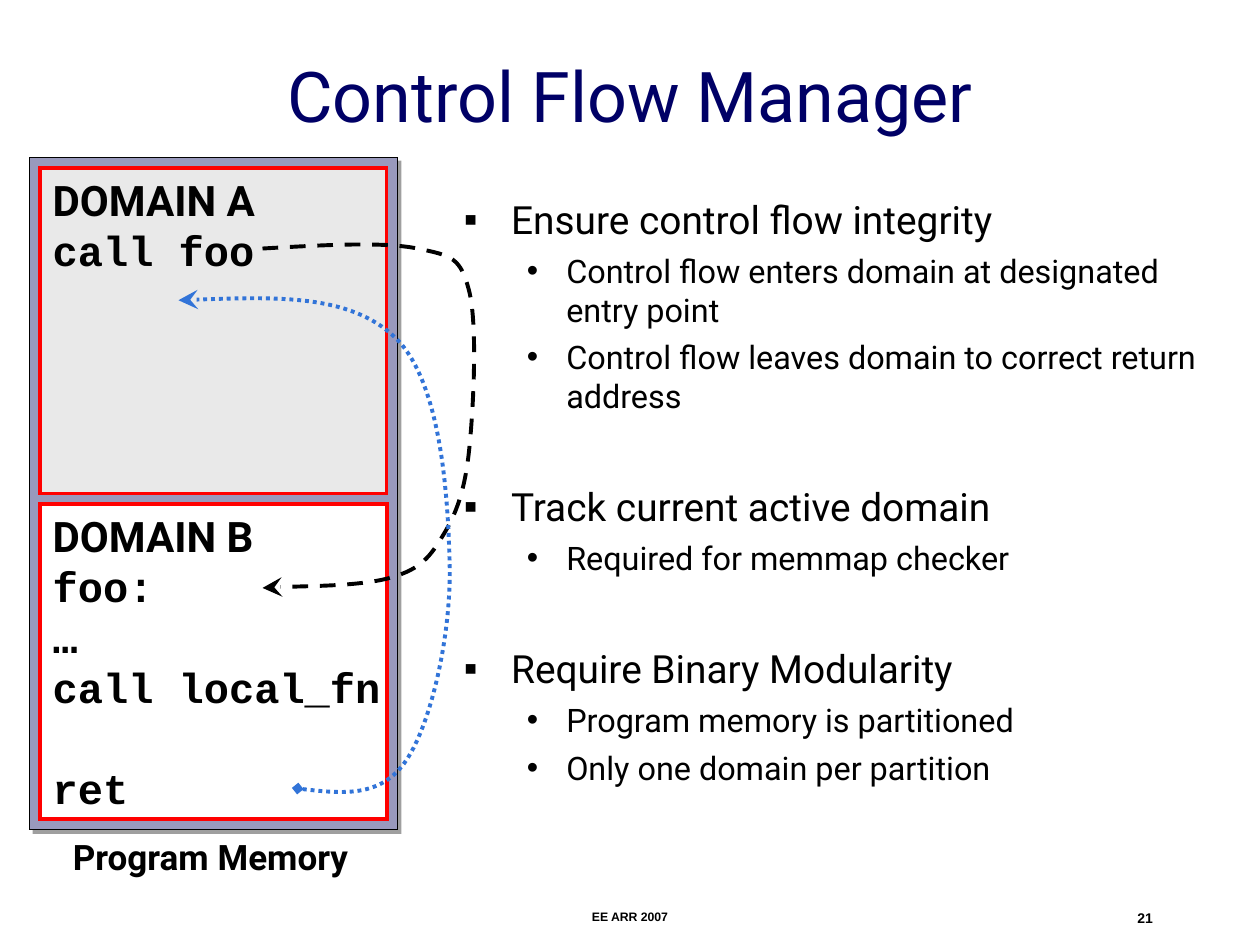
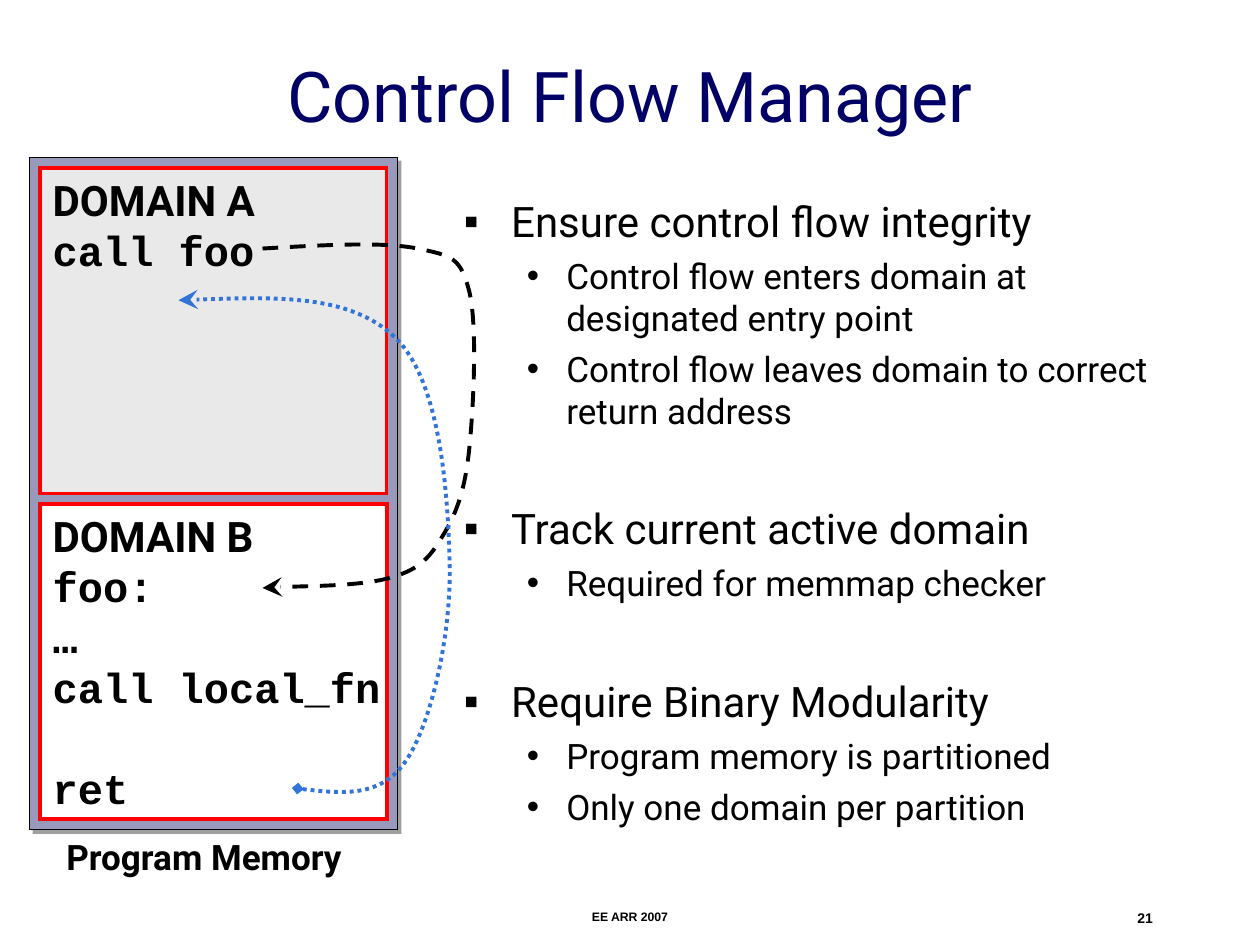
Before and after one commit to nesl/umpu, a slide deck: slide 21 of docs/ee-arr-2007/ee-arr.ppt. Drawn at 1260x945 pixels with LibreOffice and Linux fonts; fonts in the diff are those of the drawing. Boxes give left, top, right and bottom in pixels: in the first picture for what was removed or moved away, otherwise in the second. Text is boxed around its words. In the diff, an @@ line names an element or a change of style, - is before the commit and + after.

```diff
--- a/docs/ee-arr-2007/ee-arr.ppt
+++ b/docs/ee-arr-2007/ee-arr.ppt
@@ text "Ensure control flow integrity" at (511,205,1147,828): size 22.2 to 24 pt in "Ensure control flow integrity", "Track current active domain", "Require Binary Modularity"; size 18.5 to 20 pt in "Control flow enters domain at designated entry ...", "Control flow leaves domain to correct return ...", "Required for memmap checker", "Program memory is partitioned" and 1 more places @@
@@ text "Program Memory": place and size @@
-text "Program Memory" at (73,845,348,878)
+text "Program Memory" at (66,845,341,878)
```
Also in this commit, not shown: 20 other slides changed, 2 other files.
